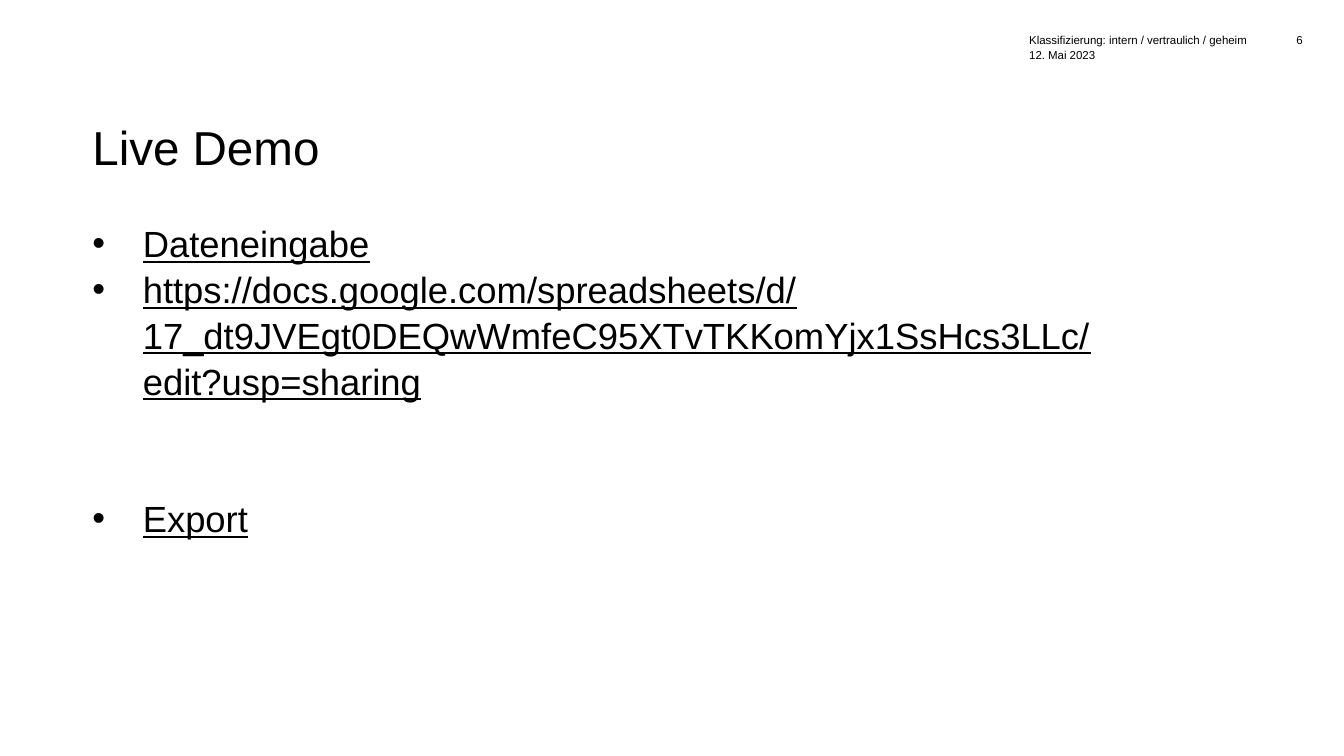
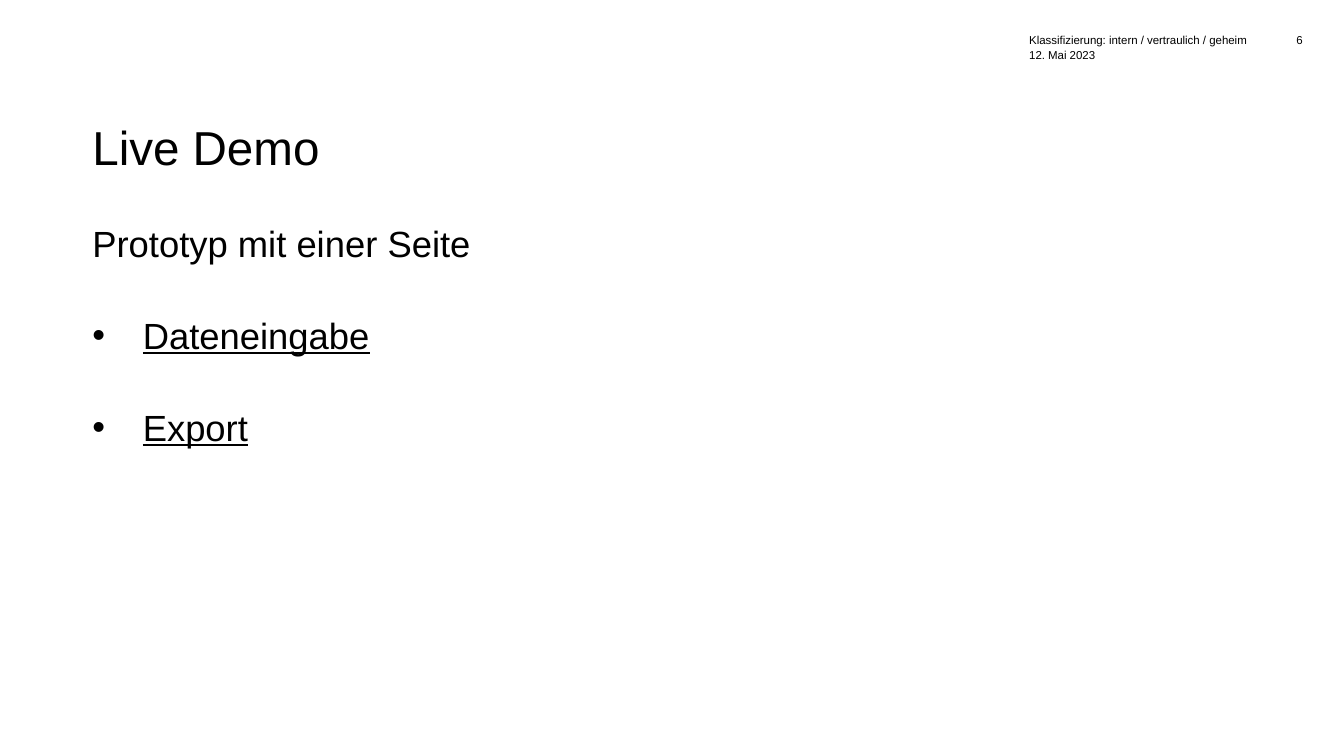
Before and after one commit to gilluuu/hackday-automatisierung-berichte, a slide deck: slide 6 of Praesentation/DemoAutomatisierungVonBerichten.pptx. Drawn at 1344x756 pixels with LibreOffice and Linux fonts; fonts in the diff are those of the drawing; background and template pictures are left out. Boxes give left, top, right and bottom in pixels: in the first picture for what was removed or moved away, otherwise in the second. Text is boxed around its words. In the diff, an @@ line names an element or a change of style, - is before the commit and + after.

```diff
--- a/Praesentation/DemoAutomatisierungVonBerichten.pptx
+++ b/Praesentation/DemoAutomatisierungVonBerichten.pptx
@@ text at box(92, 230, 471, 265): paragraph added @@
+Prototyp mit einer Seite
@@ text at box(143, 276, 1089, 402): paragraph removed @@
-• https://docs.google.com/spreadsheets/d/17_dt9JVEgt0DEQwWmfeC95XTvTKKomYjx1SsHcs3LLc/edit?usp=sharing
```
Also in this commit, not shown: 6 other slides changed, 1 slide removed.
